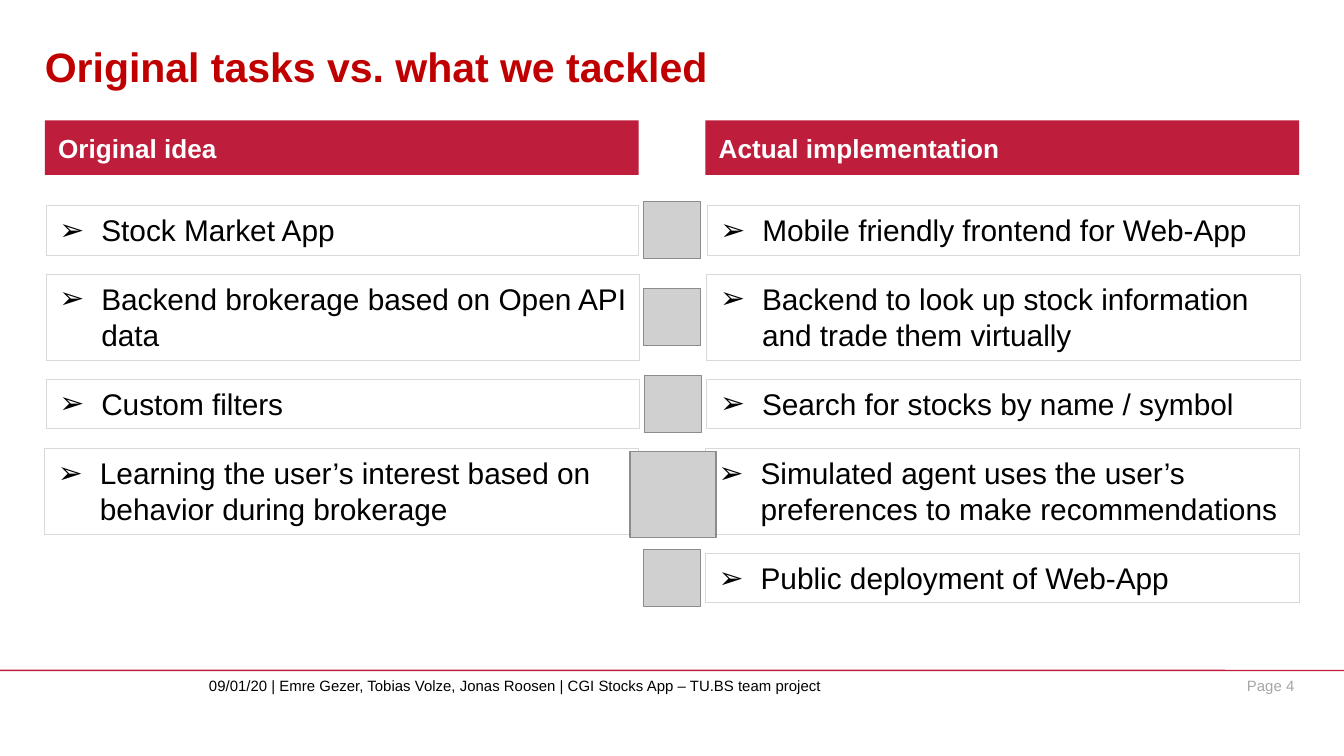
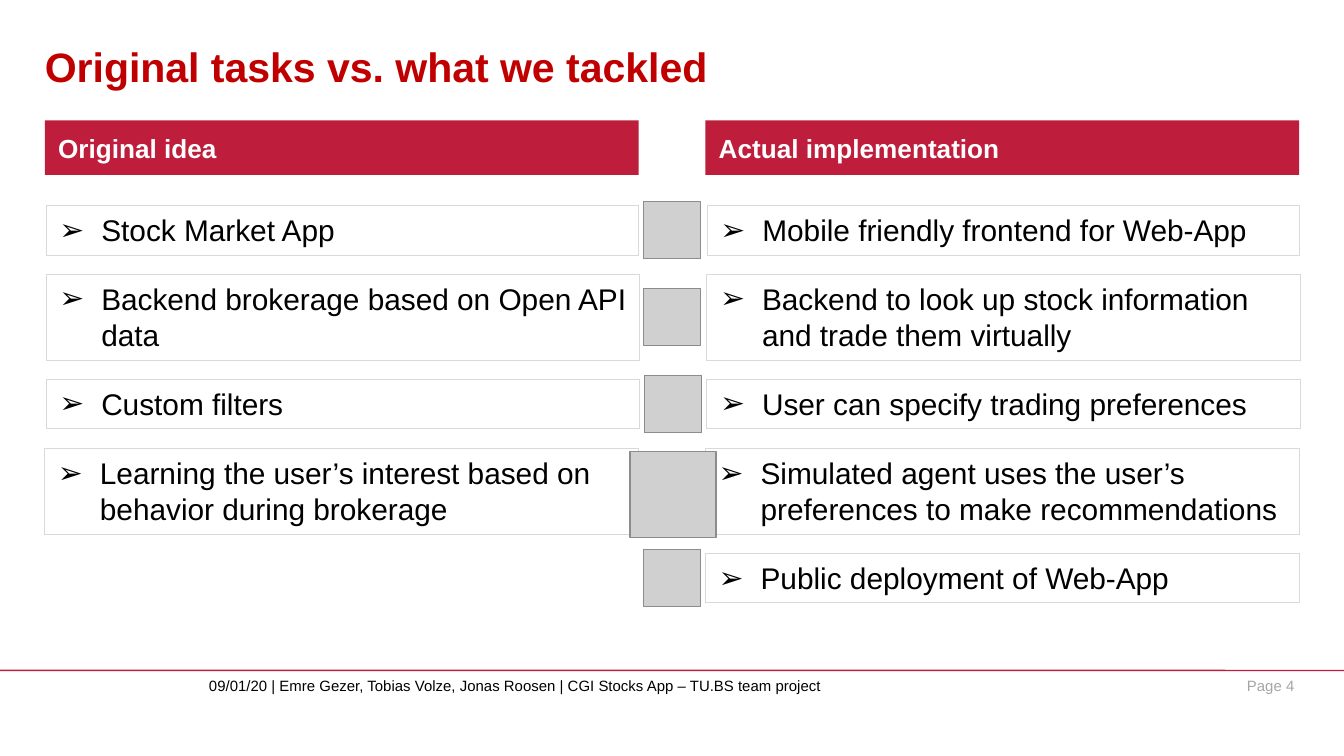
Before and after one commit to neoraven/Teamprojekt_SS20_CGI, a slide deck: slide 4 of presentation/TUBS_CGI_stocks_app_presentation.pptx. Drawn at 1344x756 pixels with LibreOffice and Linux fonts; fonts in the diff are those of the drawing; grey boxes stand for pictures; background and template pictures are left out. Boxes give left, top, right and bottom in pixels: in the first picture for what was removed or moved away, otherwise in the second. Text is boxed around its words. In the diff, an @@ line names an element or a change of style, - is before the commit and + after.

```diff
--- a/presentation/TUBS_CGI_stocks_app_presentation.pptx
+++ b/presentation/TUBS_CGI_stocks_app_presentation.pptx
@@ text in rectangle at [762,393,1247,421]: text changed @@
-➢ Search for stocks by name / symbol
+➢ User can specify trading preferences
```
Also in this commit, not shown: 1 other slide changed, 6 slides added, 1 slide removed.
